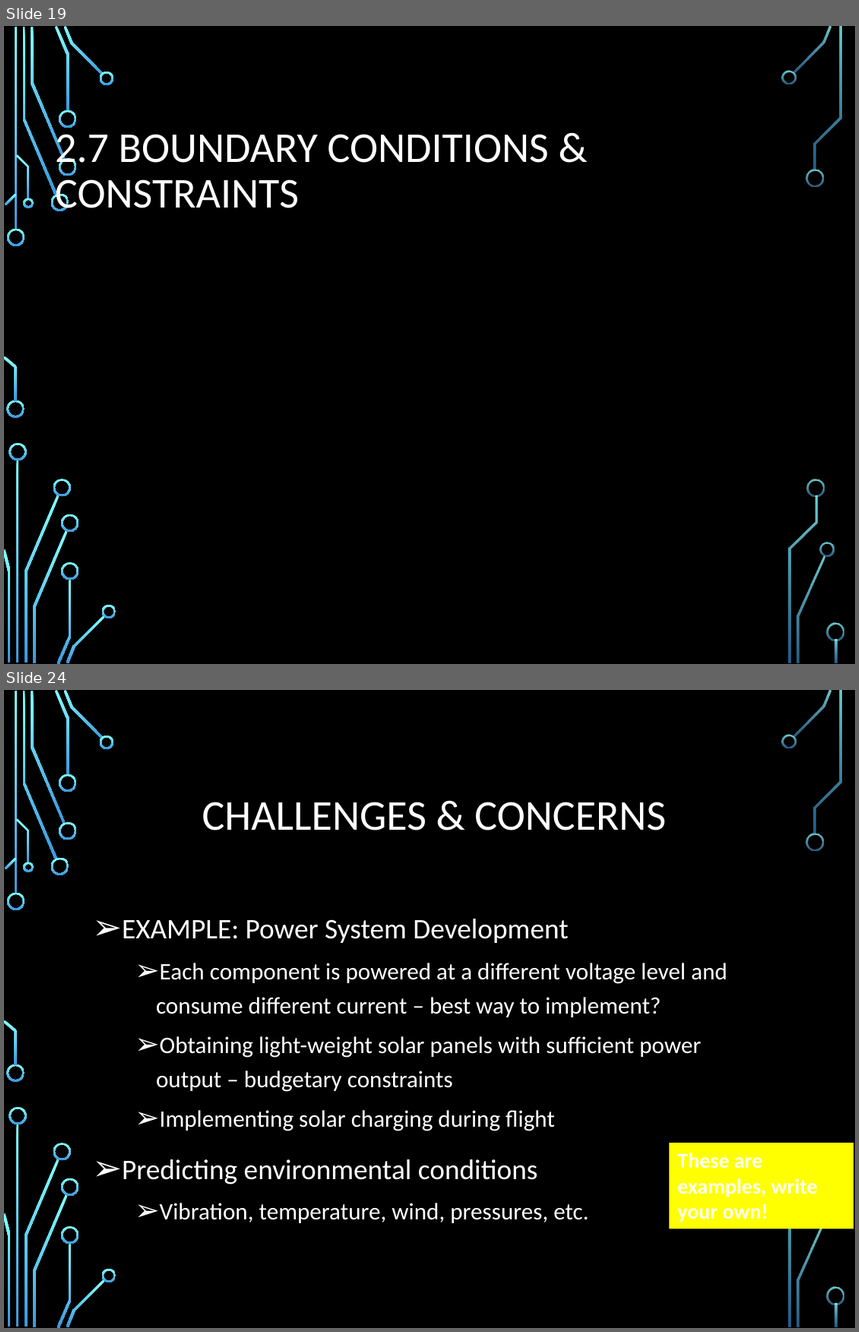
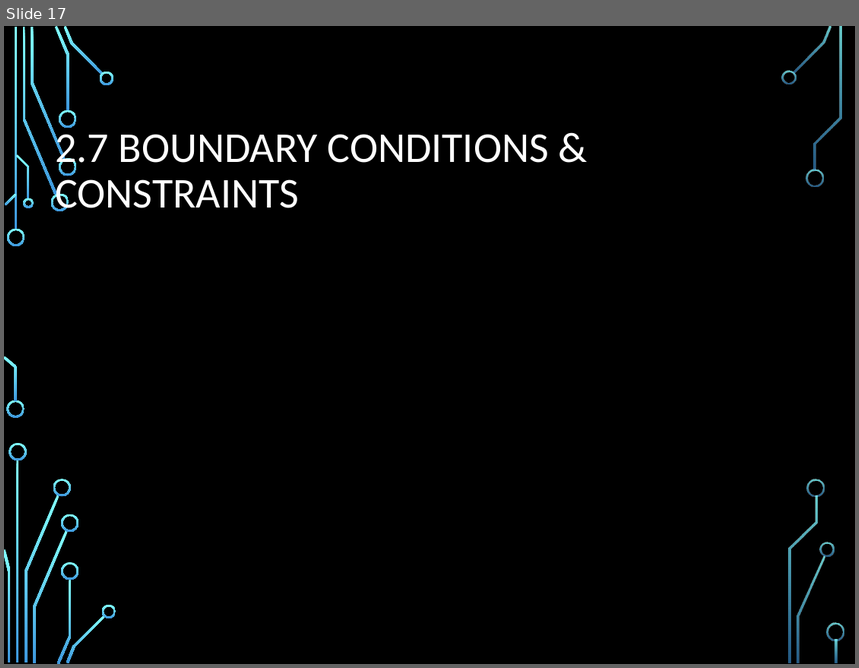
Before and after one commit to ZSchneiderman/SDR-Senior-Design, a slide deck: docs/Team 1.12 SDR Radio IDR.pptx. Shown one above the other, each under a label of ours: slides 19 and 24 before the commit, slide 17 after it; the slides between them are not shown. The pictures are 859x1332 and 859x668 pixels, drawn with LibreOffice and Linux fonts; fonts in the diff are those of the drawing; background and template pictures are left out. Boxes give left, top, right and bottom in pixels: in the first picture for what was removed or moved away, otherwise in the second. Text is boxed around its words. In the diff, an @@ line names an element or a change of style, - is before the commit and + after.

```diff
--- a/docs/Team 1.12 SDR Radio IDR.pptx
+++ b/docs/Team 1.12 SDR Radio IDR.pptx
@@ slide 24 removed at (4, 690, 855, 1328), background picture (left out); not listed: 35 template elements that a slide beside it also shows @@
@@ title removed at (202, 802, 666, 831) @@
-CHALLENGES & CONCERNS
@@ text removed at (122, 919, 728, 1224) @@
-➢ EXAMPLE: Power System Development
-  ➢ Each component is powered at a different voltage level and consume different current – best way to implement?
-  ➢ Obtaining light-weight solar panels with sufficient power output – budgetary constraints
-  ➢ Implementing solar charging during flight
-➢ Predicting environmental conditions
-  ➢ Vibration, temperature, wind, pressures, etc.
@@ rectangle removed at (670, 1143, 854, 1229) @@
-These are examples, write your own!
@@ what was slide 19 is now slide 17 @@
```
Also in this commit, not shown: 12 slides changed, 4 slides added, 5 other slides removed.
